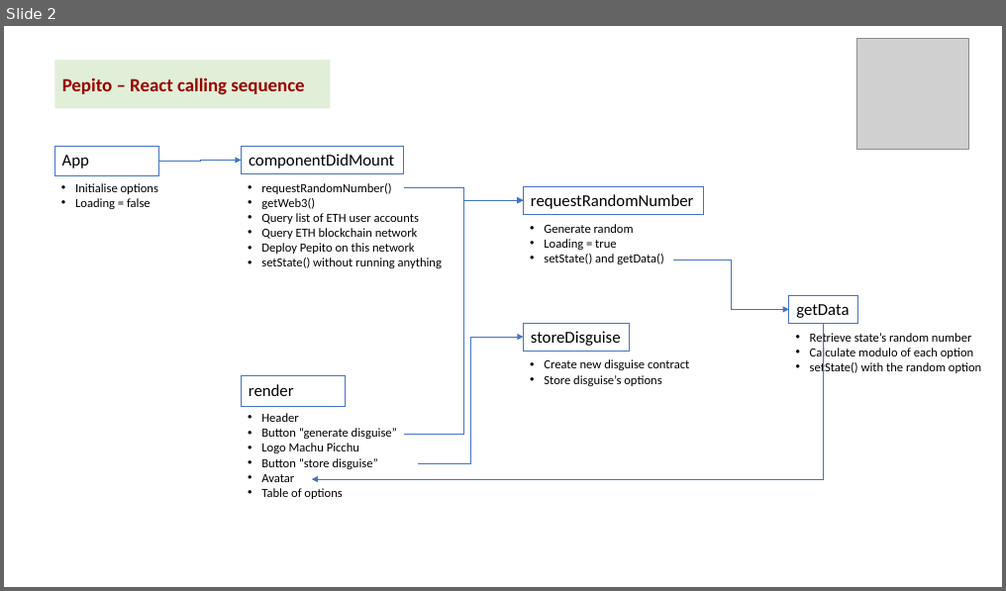
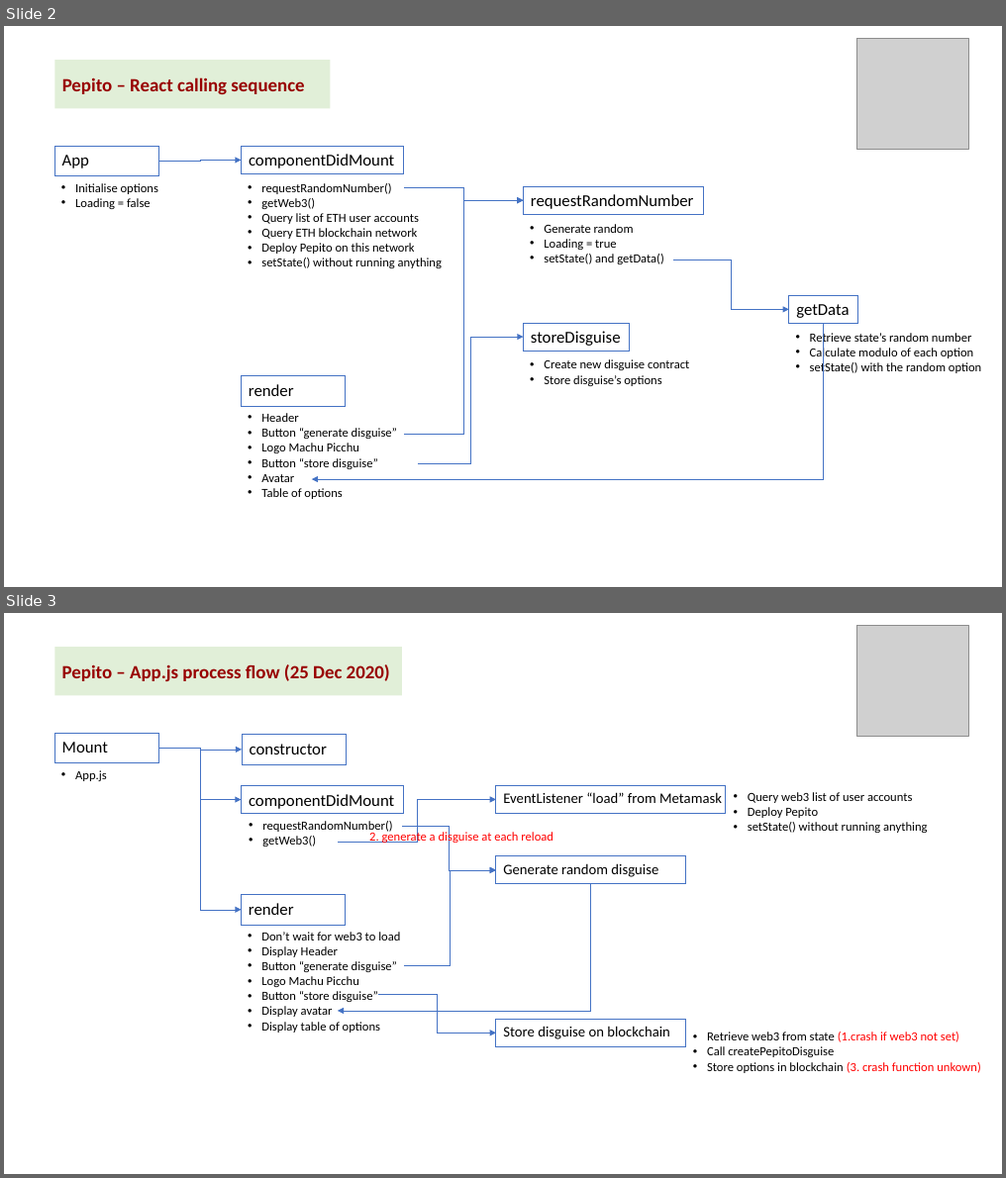
Before and after one commit to kvutien/Project-Machu-Picchu-2020, a slide deck: Pepito/Final Project Design.pptx. Shown one above the other, each under a label of ours: slide 2 before the commit, slides 2 and 3 after it. The pictures are 1006x591 and 1006x1178 pixels, drawn with LibreOffice and Linux fonts; fonts in the diff are those of the drawing; grey boxes stand for pictures. Boxes give left, top, right and bottom in pixels: in the first picture for what was removed or moved away, otherwise in the second. Text is boxed around its words. In the diff, an @@ line names an element or a change of style, - is before the commit and + after.

Commit message:
debugging attempt in the process flow

```diff
--- a/Pepito/Final Project Design.pptx
+++ b/Pepito/Final Project Design.pptx
@@ slide 3 added at <box>4,613,1002,1174</box>, background #FFFFFF @@
@@ picture added at <box>857,625,969,737</box> @@
@@ rectangle added at <box>54,647,402,695</box>, fill #E1EFD8, 18 pt, text #980000, bold @@
+Pepito – App.js process flow (25 Dec 2020)
@@ rectangle added at <box>54,734,159,763</box>, outline #4472C4 0.75 pt, 16 pt, text #000000 @@
+Mount
@@ elbow arrow added from (159, 749) to (242, 799), #4472C4 0.5 pt @@
@@ elbow arrow added from (159, 749) to (242, 750), #4472C4 0.5 pt @@
@@ elbow arrow added from (159, 749) to (242, 910), #4472C4 0.5 pt @@
@@ rectangle added at <box>242,735,347,764</box>, outline #4472C4 0.75 pt, 16 pt, text #000000 @@
+constructor
@@ text added at <box>75,770,107,781</box>, 12 pt, text #000000 @@
+• App.js
@@ rectangle added at <box>242,786,405,814</box>, outline #4472C4 0.75 pt, 16 pt, text #000000 @@
+componentDidMount
@@ rectangle added at <box>496,786,726,814</box>, outline #4472C4 0.75 pt, 14 pt, text #000000 @@
+EventListener “load” from Metamask
@@ elbow arrow added from (338, 842) to (496, 799), #4472C4 0.5 pt @@
@@ text added at <box>747,792,927,833</box>, 12 pt, text #000000 @@
+• Query web3 list of user accounts
+• Deploy Pepito
+• setState() without running anything
@@ text added at <box>262,821,392,847</box>, 12 pt, text #000000 @@
+• requestRandomNumber()
+• getWeb3()
@@ text added at <box>369,830,553,844</box>, 12 pt, text #FF0000 @@
+2. generate a disguise at each reload
@@ elbow arrow added from (402, 827) to (496, 870), #4472C4 0.5 pt @@
@@ elbow arrow added from (404, 966) to (496, 870), #4472C4 0.5 pt @@
@@ rectangle added at <box>496,857,685,884</box>, outline #4472C4 0.75 pt, 14 pt, text #000000 @@
+Generate random disguise
@@ rectangle added at <box>242,894,346,925</box>, outline #4472C4 0.75 pt, 16 pt, text #000000 @@
+render
@@ elbow arrow added from (591, 884) to (338, 1011), #4472C4 0.5 pt @@
@@ text added at <box>261,932,400,1033</box>, 12 pt, text #000000 @@
+• Don’t wait for web3 to load
+• Display Header
+• Button “generate disguise”
+• Logo Machu Picchu
+• Button “store disguise”
+• Display avatar
+• Display table of options
@@ elbow arrow added from (378, 995) to (496, 1033), #4472C4 0.5 pt @@
@@ rectangle added at <box>496,1020,685,1048</box>, outline #4472C4 0.75 pt, 14 pt, text #000000 @@
+Store disguise on blockchain
@@ text added at <box>707,1032,981,1073</box>, 12 pt, text #000000 @@
+• Retrieve web3 from state (1.crash if web3 not set)
+• Call createPepitoDisguise
+• Store options in blockchain (3. crash function unkown)
```
Also in this commit, not shown: 1 other slide added, 4 other files.
